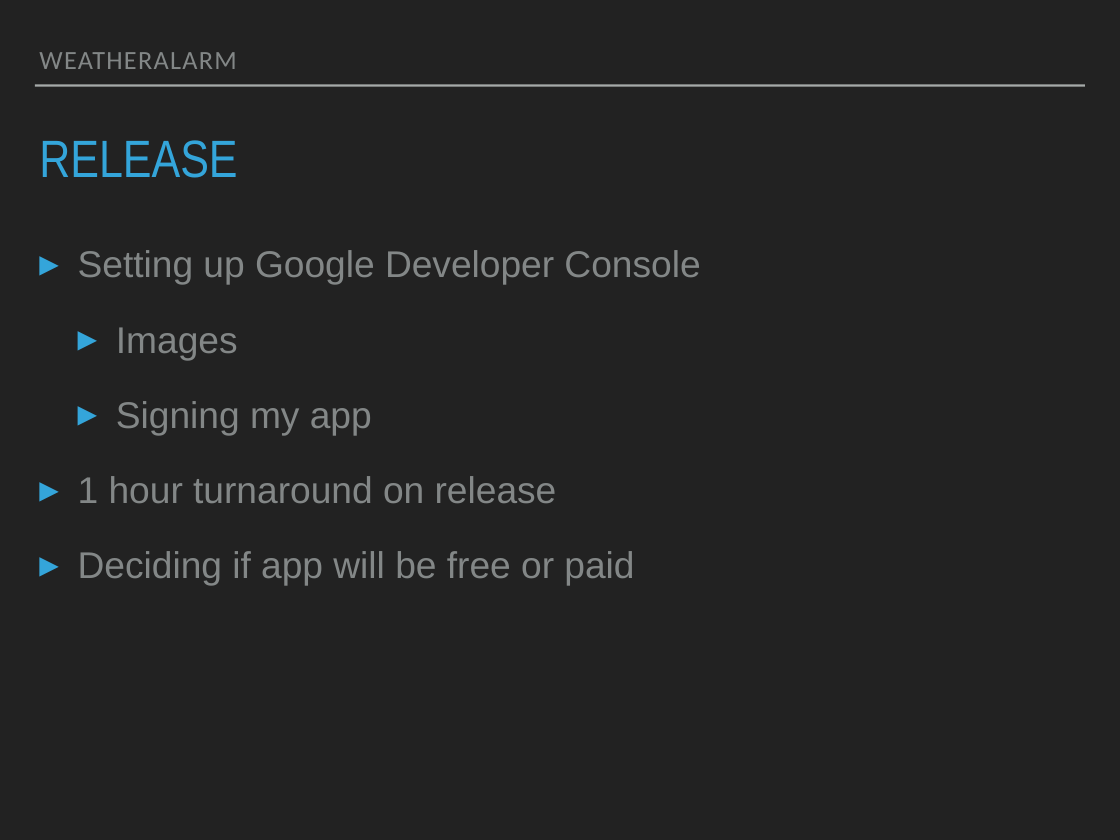
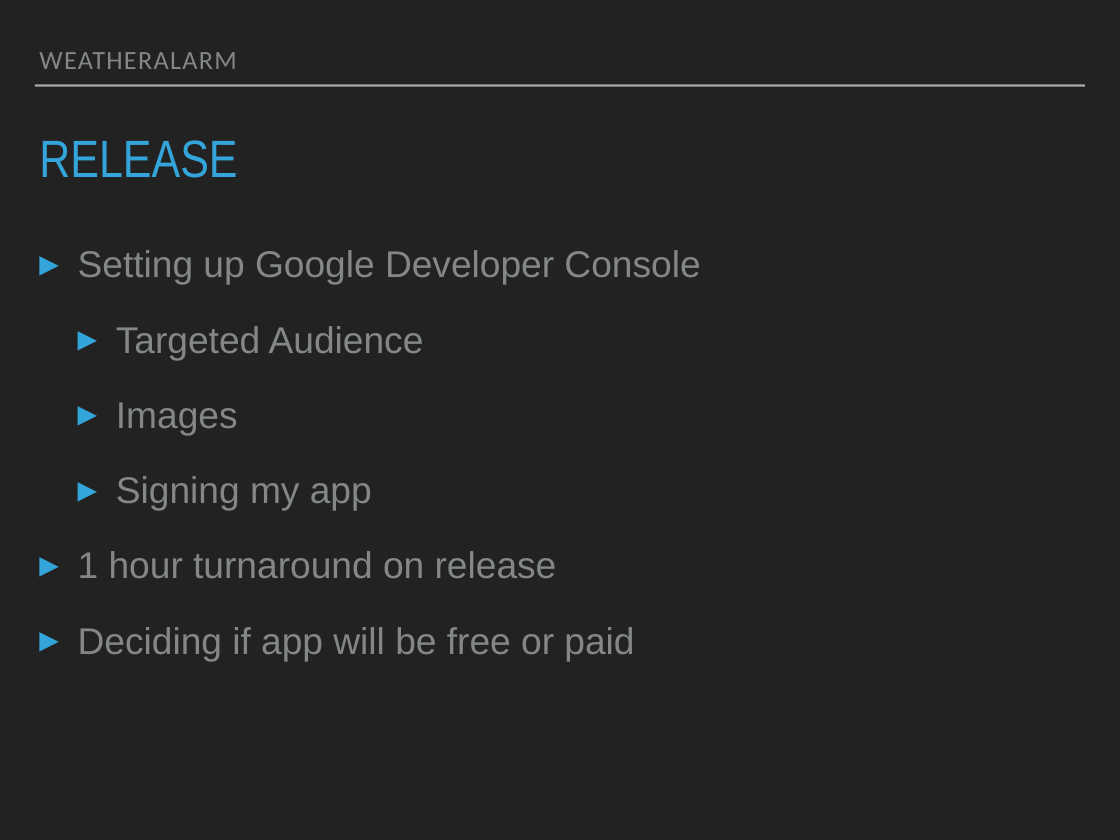
Before and after one commit to bwoestman/androidCapstone, a slide deck: slide 9 of documentation/weatherAlarmPresentation.pptx. Drawn at 1120x840 pixels with LibreOffice and Linux fonts; fonts in the diff are those of the drawing. Boxes give left, top, right and bottom in pixels: in the first picture for what was removed or moved away, otherwise in the second. Text is boxed around its words. In the diff, an @@ line names an element or a change of style, - is before the commit and + after.

```diff
--- a/documentation/weatherAlarmPresentation.pptx
+++ b/documentation/weatherAlarmPresentation.pptx
@@ text at (116,326,424,359): paragraph added @@
+  ▸ Targeted Audience
```
